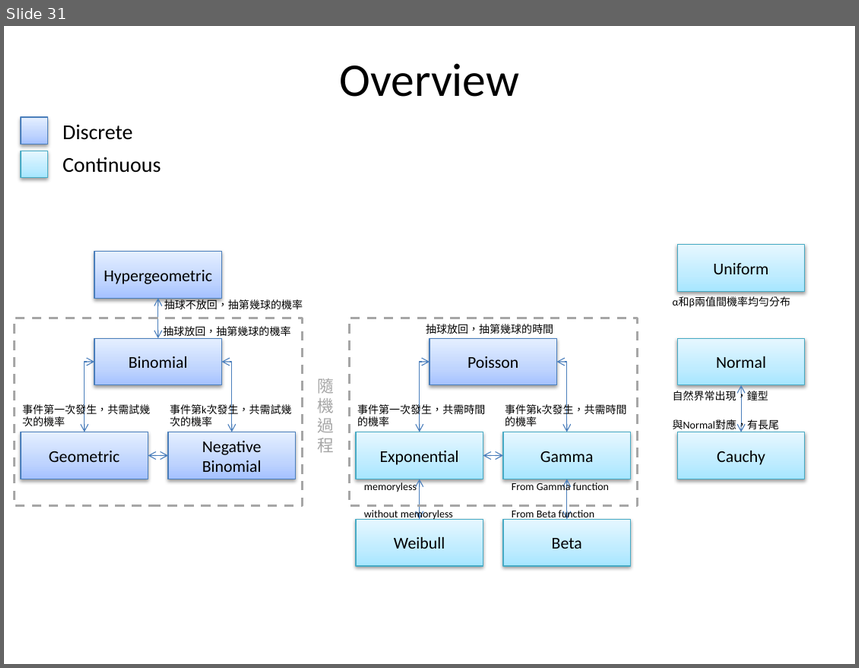
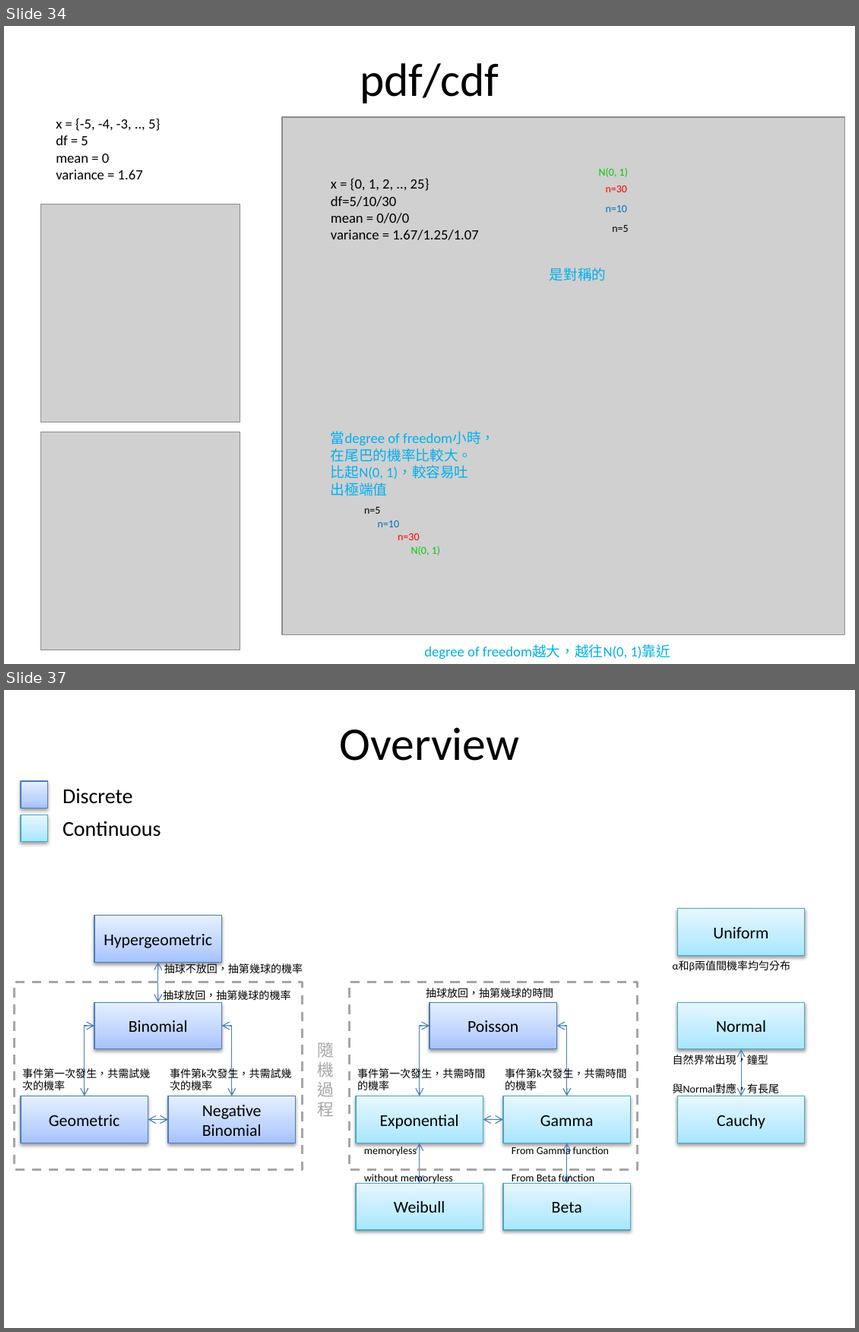
Before and after one commit to fuchingy/data_science, a slide deck: probability/doc/random_variable_distribution.pptx. Shown one above the other, each under a label of ours: slide 31 before the commit, slides 34 and 37 after it; the slides between them are not shown. The pictures are 859x668 and 859x1332 pixels, drawn with LibreOffice and Linux fonts; fonts in the diff are those of the drawing; grey boxes stand for pictures. Boxes give left, top, right and bottom in pixels: in the first picture for what was removed or moved away, otherwise in the second. Text is boxed around its words. In the diff, an @@ line names an element or a change of style, - is before the commit and + after.

```diff
--- a/probability/doc/random_variable_distribution.pptx
+++ b/probability/doc/random_variable_distribution.pptx
@@ slide 34 added at <box>4,26,855,664</box>, background #FFFFFF @@
@@ title added at <box>360,63,499,104</box>, 39.6 pt, text #000000 @@
+pdf/cdf
@@ text added at <box>56,118,160,180</box>, 12 pt, text #000000 @@
+x = {-5, -4, -3, .., 5}
+df = 5
+mean = 0
+variance = 1.67
@@ picture added at <box>282,117,845,635</box> @@
@@ text added at <box>331,178,479,240</box>, 12 pt, text #000000 @@
+x = {0, 1, 2, .., 25}
+df=5/10/30
+mean = 0/0/0
+variance = 1.67/1.25/1.07
@@ text added at <box>599,168,628,177</box>, 9 pt, text #00CC00 @@
+N(0, 1)
@@ picture added at <box>40,205,240,423</box> @@
@@ text added at <box>606,186,628,192</box>, 9 pt, text #FF0000 @@
+n=30
@@ text added at <box>606,205,628,212</box>, 9 pt, text #0070C0 @@
+n=10
@@ text added at <box>612,225,628,232</box>, 9 pt, text #000000 @@
+n=5
@@ text added at <box>550,268,607,281</box>, 12 pt, text #00B0F0 @@
+是對稱的
@@ picture added at <box>40,432,240,650</box> @@
@@ text added at <box>331,431,495,496</box>, 12 pt, text #00B0F0 @@
+當degree of freedom小時，在尾巴的機率比較大。
+比起N(0, 1)，較容易吐出極端值
@@ text added at <box>364,507,380,514</box>, 9 pt, text #000000 @@
+n=5
@@ text added at <box>378,521,400,528</box>, 9 pt, text #0070C0 @@
+n=10
@@ text added at <box>398,534,420,541</box>, 9 pt, text #FF0000 @@
+n=30
@@ text added at <box>411,547,440,556</box>, 9 pt, text #00CC00 @@
+N(0, 1)
@@ text added at <box>424,645,671,660</box>, 12 pt, text #00B0F0 @@
+degree of freedom越大，越往N(0, 1)靠近
@@ what was slide 31 is now slide 37 @@
```
Also in this commit, not shown: 2 slides changed, 6 other slides added.
